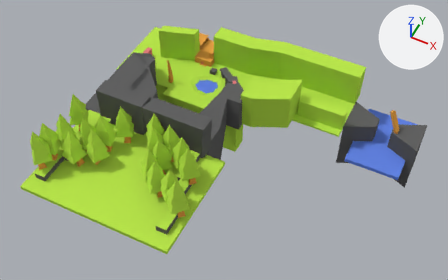
What one commit did to the Blender file ld/forest/forest_pool.blend.
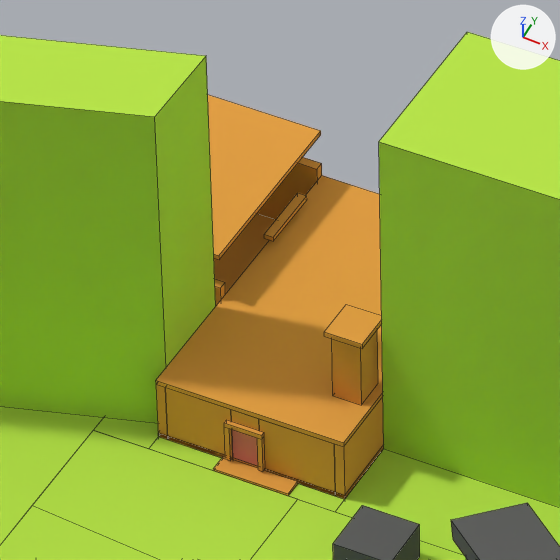
The first picture shows the older version from a 50 mm lens placed at (163.1, -150.9, 207.3), pointed at (76.1, 23.3, -10.3). The close-ups show both versions on the part from 41% to 51% of the width and 9% to 26% of the height of that picture; other places that the commit changed are outside them. Lighting does not change. The marker at upper right points along +X, +Y and +Z. The close-ups show mesh edges as thin lines.

In view in the first close-up: 'PoolArea-col'.
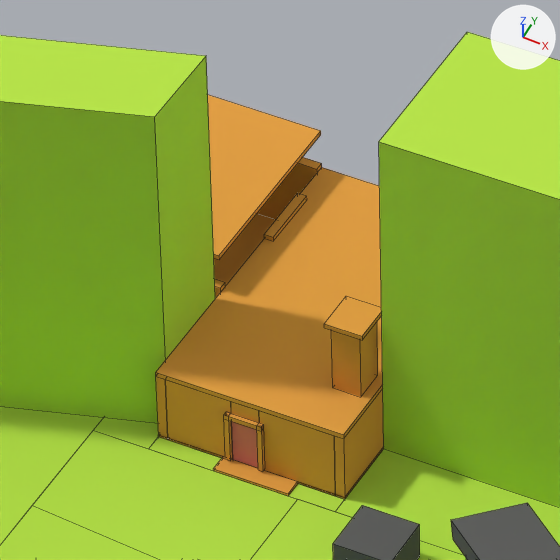
The newer file is also rescaled (x1.031), turned or shifted as a whole; pictures and numbers use the older file's frame.

Pixel boxes (x1, y1, x2, y2) of what changed, in the close-ups (560 x 560 px; the box of a moved part takes in the faces that stretch with it):
```json
{"part": 1, "of": "me_entity1_brush87", "change": "moved or reshaped", "before": [332, 330, 378, 405], "after": [331, 322, 378, 397]}
{"part": 2, "of": "me_entity1_brush87", "change": "moved or reshaped", "before": [324, 304, 382, 348], "after": [324, 296, 381, 340]}
{"part": 3, "of": "me_entity1_brush87", "change": "rebuilt", "before": [232, 430, 258, 466], "after": [231, 401, 259, 468]}
{"part": 4, "of": "me_entity1_brush87", "change": "moved or reshaped", "before": [156, 163, 384, 560], "after": [94, 167, 384, 512]}
```

The change, as JSON lines over the scene's bpy script:
```json
{"block": "me_entity1_brush87", "where": "# used by ob_poolarea_col; location = (0.0, 0.0, 0.0); rotation_euler = (1.571, 0.0, 0.0), in degrees (90, 0, 0); scale = (0.0152, 0.0152, 0.0152)"}
{"op": "remove", "block": "me_entity1_brush87", "code": "me_entity1_brush87.from_pydata(...)  # 2032 vertices, 2469 faces; spans x -64.0..10496.0, y -3200.0..1576.0, z -6016.0..3072.0"}
{"op": "add", "block": "me_entity1_brush87", "code": "me_entity1_brush87.from_pydata(...)  # 2054 vertices, 2471 faces; spans x -64.0..10496.0, y -3200.0..1576.0, z -6016.0..3072.0"}
{"block": "me_entity1_brush87", "change": "me_entity1_brush87 part 1: the loose piece of 8 vertices spanning x 2752.0..2848.0, y -864.0..-624.0, z -5056.0..-4944.0 is moved by (0.0, 32.0, 0.0)"}
{"block": "me_entity1_brush87", "change": "me_entity1_brush87 part 2: the loose piece of 8 vertices spanning x 2736.0..2864.0, y -624.0..-608.0, z -5072.0..-4928.0 is moved by (0.0, 32.0, 0.0)"}
{"block": "me_entity1_brush87", "change": "me_entity1_brush87 part 3: the loose piece of 8 vertices spanning x 2496.0..2592.0, y -1072.0..-944.0, z -4784.0..-4768.0 is rebuilt with 15 vertices and now spans x 2496.0..2592.0, y -1080.0..-848.0, z -4800.0..-4768.0"}
{"block": "me_entity1_brush87", "change": "me_entity1_brush87 part 4: 25 vertices moved from x 2240.0..2880.0, y -944.0..-880.0, z -5824.0..-4752.0 to x 2240.0..2880.0, y -896.0..-848.0, z -5824.0..-4752.0; 45 vertices removed from x 1648.0..5376.0, y -1472.0..-816.0, z -5856.0..-2752.0; 46 vertices added at x 2048.0..8064.0, y -1472.0..-448.0, z -5856.0..-2528.0"}
```
